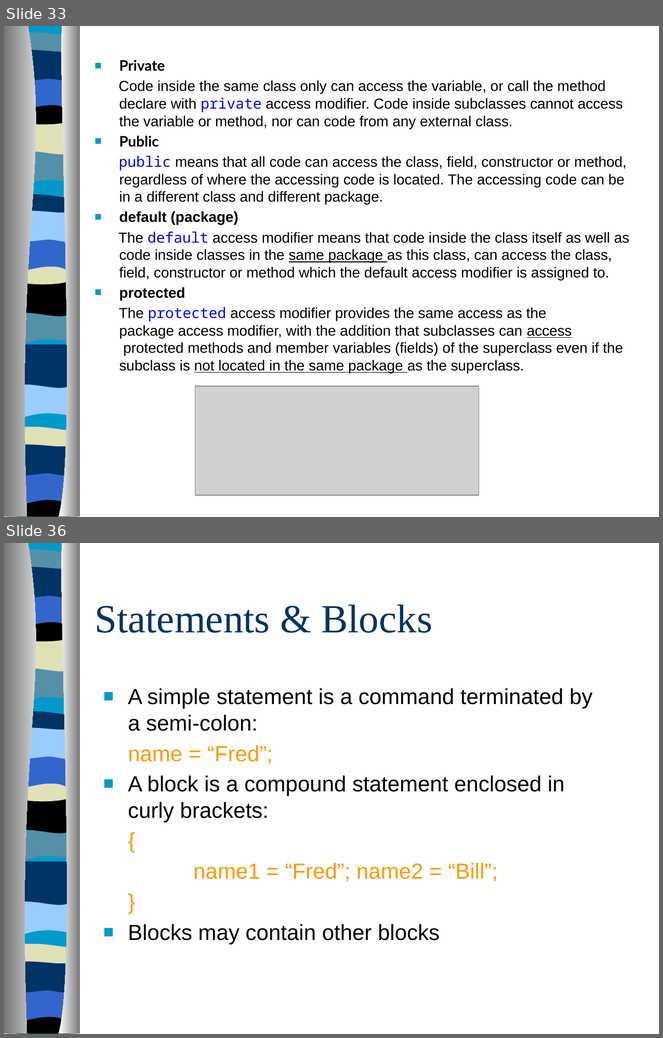
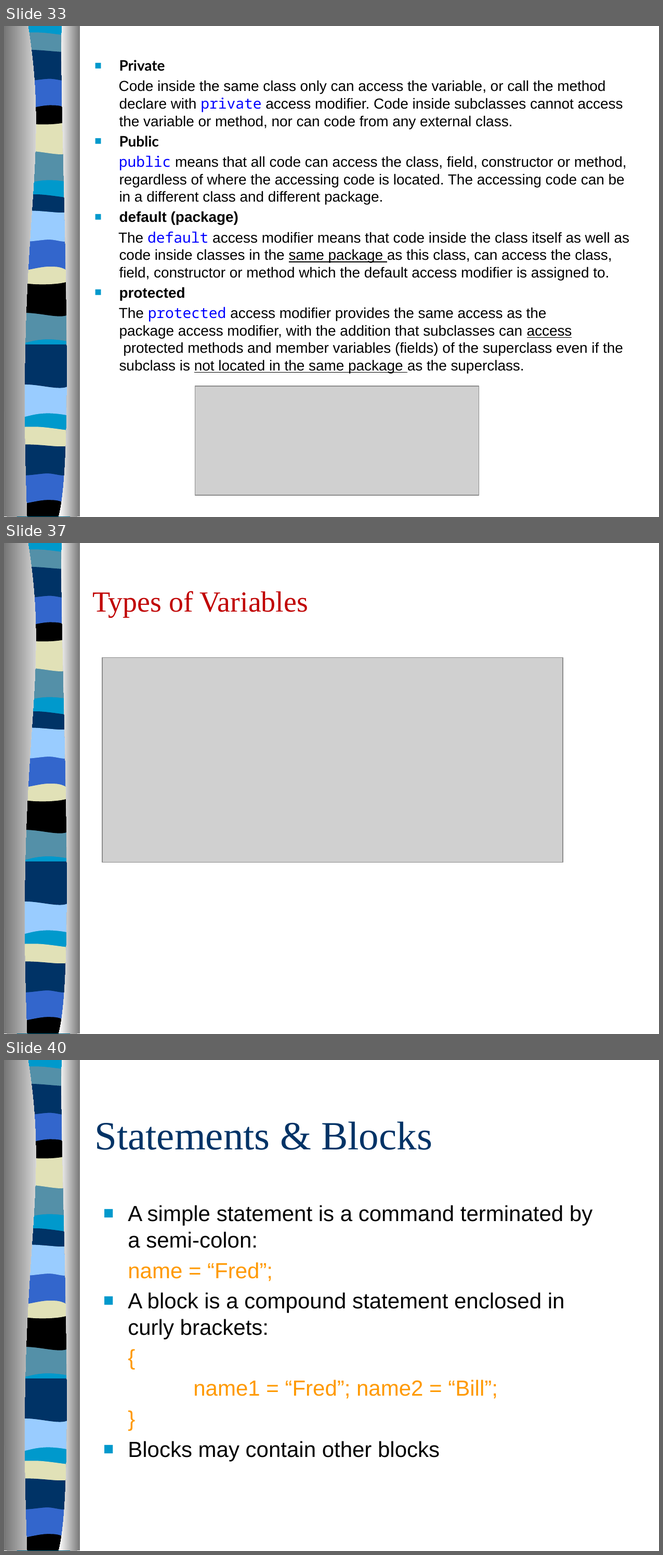
Before and after one commit to poonamtiwari01/CoreJava, a slide deck: CoreJava1.pptx. Shown one above the other, each under a label of ours: slides 33 and 36 before the commit, slides 33, 37 and 40 after it; the slides between them are not shown. The pictures are 663x1038 and 663x1555 pixels, drawn with LibreOffice and Linux fonts; fonts in the diff are those of the drawing; grey boxes stand for pictures. Boxes give left, top, right and bottom in pixels: in the first picture for what was removed or moved away, otherwise in the second. Text is boxed around its words. In the diff, an @@ line names an element or a change of style, - is before the commit and + after.

```diff
--- a/CoreJava1.pptx
+++ b/CoreJava1.pptx
@@ slide 37 added at [4, 543, 659, 1034], background #FFFFFF; not listed: 21 template elements that a slide beside it also shows @@
@@ title added at [92, 591, 308, 617], 32 pt, text #C00000 @@
+Types of Variables
@@ picture added at [102, 657, 563, 862] @@
@@ what was slide 36 is now slide 40 @@
```
Also in this commit, not shown: 4 slides changed, 5 other slides added, 4 slides removed.
